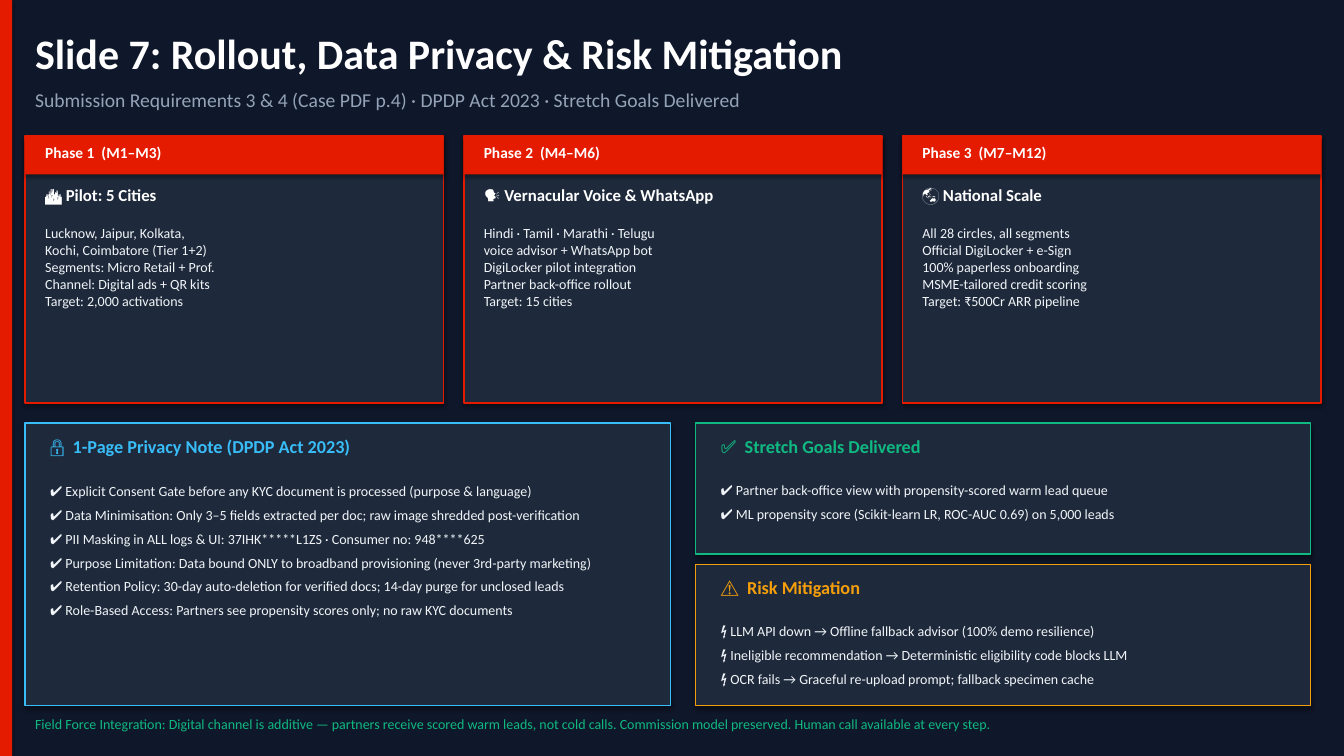
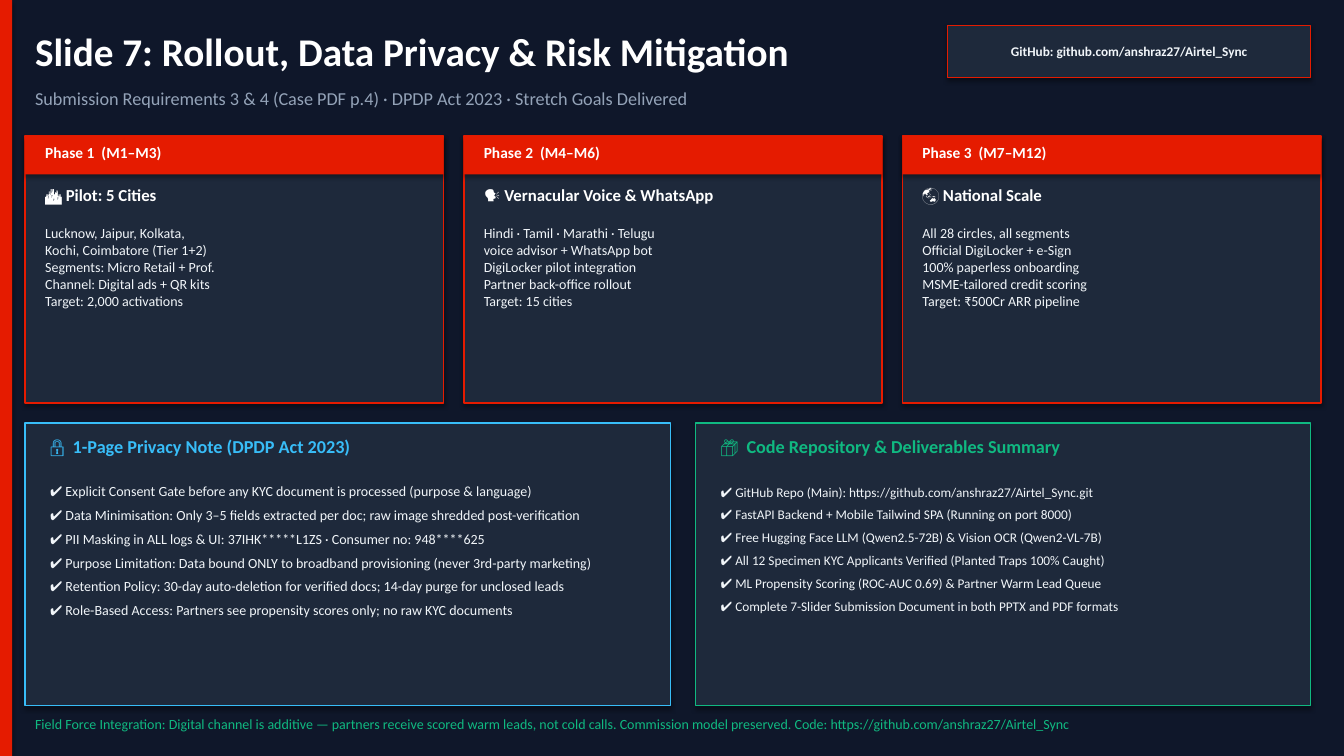
Before and after one commit to anshraz27/Airtel_Sync, a slide deck: slide 7 of Airtel_SYNC_Udyam_Digital_7Slides.pptx. Drawn at 1344x756 pixels with LibreOffice and Linux fonts; fonts in the diff are those of the drawing. Boxes give left, top, right and bottom in pixels: in the first picture for what was removed or moved away, otherwise in the second. Text is boxed around its words. In the diff, an @@ line names an element or a change of style, - is before the commit and + after.

Commit message:
docs: add 7-slide PDF and PPTX with repo link, and comprehensive submission document

```diff
--- a/Airtel_SYNC_Udyam_Digital_7Slides.pptx
+++ b/Airtel_SYNC_Udyam_Digital_7Slides.pptx
@@ text "Slide 7: Rollout, Data Privacy ..." at bbox=[35, 38, 789, 73]: size 30 to 28 pt @@
@@ rectangle added at bbox=[948, 25, 1311, 78], fill #1E293B, outline #E51B00 1 pt @@
@@ text added at bbox=[1011, 46, 1248, 59], 9.5 pt, text #F1F5F9, bold @@
+GitHub: github.com/anshraz27/Airtel_Sync
@@ text "Submission Requirements 3 & 4 ..." at bbox=[35, 92, 687, 108]: size 14 to 13 pt @@
@@ rectangle: place and size @@
-rectangle at bbox=[696, 423, 1311, 555]
+rectangle at bbox=[696, 423, 1311, 706]
@@ text at bbox=[747, 440, 1060, 456]: text changed @@
-✅ Stretch Goals Delivered
+📦 Code Repository & Deliverables Summary
@@ text added at bbox=[735, 487, 1118, 613], 9.5 pt, text #F1F5F9 @@
+✔ GitHub Repo (Main): https://github.com/anshraz27/Airtel_Sync.git
+✔ FastAPI Backend + Mobile Tailwind SPA (Running on port 8000)
+✔ Free Hugging Face LLM (Qwen2.5-72B) & Vision OCR (Qwen2-VL-7B)
+✔ All 12 Specimen KYC Applicants Verified (Planted Traps 100% Caught)
+✔ ML Propensity Scoring (ROC-AUC 0.69) & Partner Warm Lead Queue
+✔ Complete 7-Slider Submission Document in both PPTX and PDF formats
@@ text removed at bbox=[736, 485, 1115, 522] @@
-✔ Partner back-office view with propensity-scored warm lead queue
-✔ ML propensity score (Scikit-learn LR, ROC-AUC 0.69) on 5,000 leads
@@ rectangle removed at bbox=[696, 565, 1311, 706] @@
@@ text removed at bbox=[747, 581, 860, 597] @@
-⚠ Risk Mitigation
@@ text removed at bbox=[730, 626, 1128, 687] @@
-⚡ LLM API down → Offline fallback advisor (100% demo resilience)
-⚡ Ineligible recommendation → Deterministic eligibility code blocks LLM
-⚡ OCR fails → Graceful re-upload prompt; fallback specimen cache
@@ text at bbox=[35, 719, 1070, 732]: text changed @@
-Field Force Integration: Digital channel is additive — partners receive scored warm leads, not cold calls. Commission model preserved. Human call available at every step.
+Field Force Integration: Digital channel is additive — partners receive scored warm leads, not cold calls. Commission model preserved. Code: https://github.com/anshraz27/Airtel_Sync
```
Also in this commit, not shown: 6 other slides changed, 6 other files.
